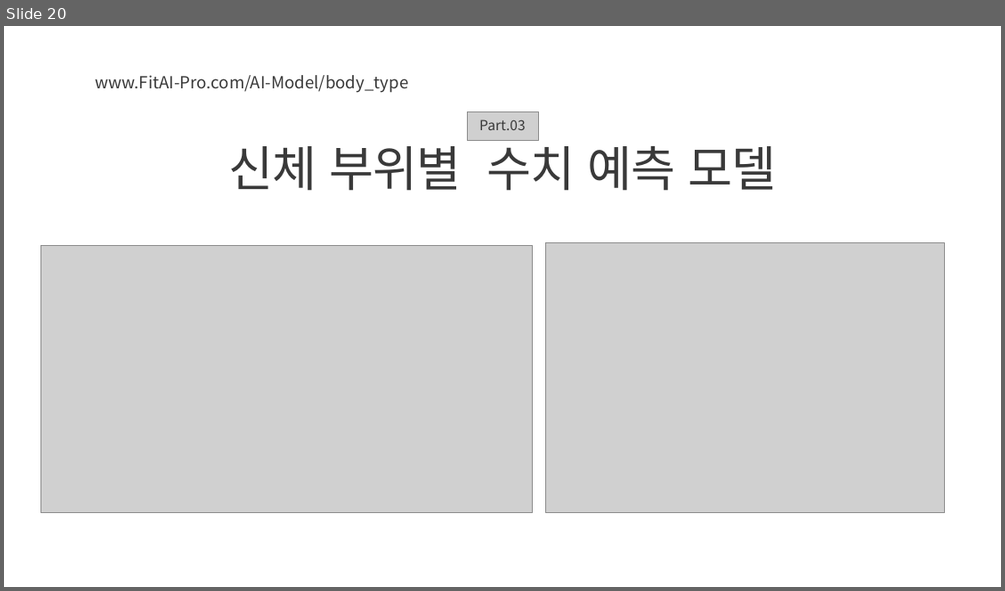
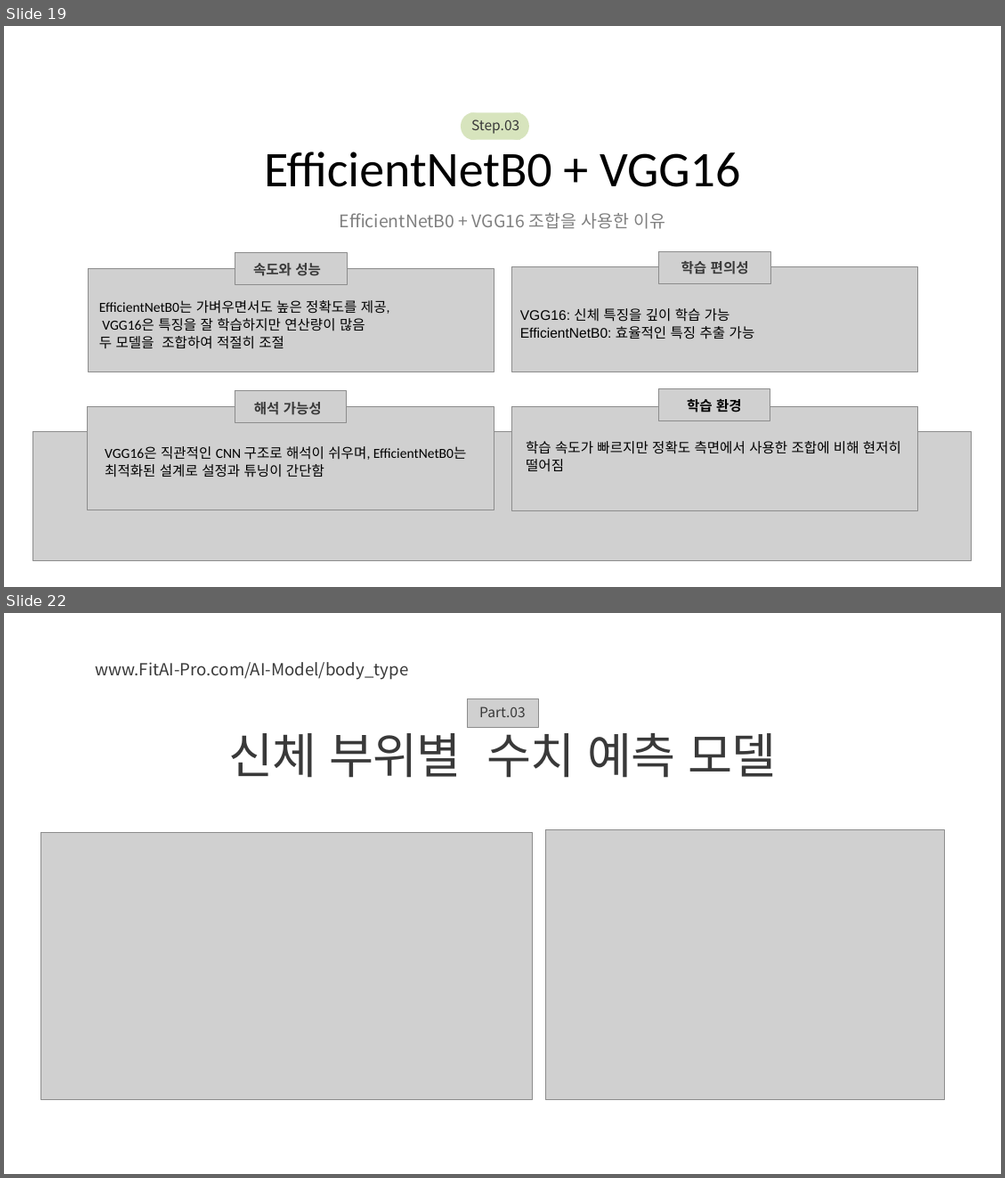
Before and after one commit to ssoom98/FitAI_Pro, a slide deck: ppt/FitAI-Pro_CSM.pptx. Shown one above the other, each under a label of ours: slide 20 before the commit, slides 19 and 22 after it; the slides between them are not shown. The pictures are 1005x591 and 1005x1178 pixels, drawn with LibreOffice and Linux fonts; fonts in the diff are those of the drawing; grey boxes stand for pictures; background and template pictures are left out. Boxes give left, top, right and bottom in pixels: in the first picture for what was removed or moved away, otherwise in the second. Text is boxed around its words. In the diff, an @@ line names an element or a change of style, - is before the commit and + after.

```diff
--- a/ppt/FitAI-Pro_CSM.pptx
+++ b/ppt/FitAI-Pro_CSM.pptx
@@ slide 19 added at <box>4,26,1001,587</box>, background picture (left out) @@
@@ ellipse added at <box>461,112,485,140</box>, fill #D7E4BD @@
@@ rectangle added at <box>470,112,520,140</box>, fill #D7E4BD @@
@@ text added at <box>471,119,519,134</box>, 20 pt, text #393939 @@
+Step.03
@@ ellipse added at <box>504,112,529,140</box>, fill #D7E4BD @@
@@ text added at <box>264,151,740,187</box>, 72 pt, text #000000 @@
+EfficientNetB0 + VGG16
@@ text added at <box>340,213,666,229</box>, 25 pt, text #808080 @@
+EfficientNetB0 + VGG16 조합을 사용한 이유
@@ picture added at <box>235,252,347,284</box> @@
@@ text added at <box>253,263,321,276</box>, 20 pt, text #393939, bold @@
+속도와 성능
@@ picture added at <box>659,252,770,284</box> @@
@@ text added at <box>681,261,749,274</box>, 20 pt, text #393939, bold @@
+학습 편의성
@@ picture added at <box>88,268,494,371</box> @@
@@ picture added at <box>511,266,917,371</box> @@
@@ text added at <box>99,300,390,349</box>, 20 pt, text #000000 @@
+EfficientNetB0는 가벼우면서도 높은 정확도를 제공,
+VGG16은 특징을 잘 학습하지만 연산량이 많음
+두 모델을 조합하여 적절히 조절
@@ text added at <box>520,308,755,339</box>, 20 pt, text #000000 @@
+VGG16: 신체 특징을 깊이 학습 가능
+EfficientNetB0: 효율적인 특징 추출 가능
@@ picture added at <box>235,390,346,422</box> @@
@@ picture added at <box>658,389,769,421</box> @@
@@ text added at <box>687,399,742,412</box>, 20 pt, text #000000, bold @@
+학습 환경
@@ picture added at <box>88,407,494,510</box> @@
@@ text added at <box>254,402,322,415</box>, 20 pt, text #393939, bold @@
+해석 가능성
@@ picture added at <box>511,406,917,510</box> @@
@@ picture added at <box>32,431,971,560</box> @@
@@ text added at <box>105,446,467,477</box>, 20 pt, text #000000 @@
+VGG16은 직관적인 CNN 구조로 해석이 쉬우며, EfficientNetB0는 최적화된 설계로 설정과 튜닝이 간단함
@@ text added at <box>526,441,901,471</box>, 20 pt, text #000000 @@
+학습 속도가 빠르지만 정확도 측면에서 사용한 조합에 비해 현저히 떨어짐
@@ what was slide 20 is now slide 22 @@
```
Also in this commit, not shown: 9 slides changed, 7 other slides added, 1 slide removed, 9 other files.
